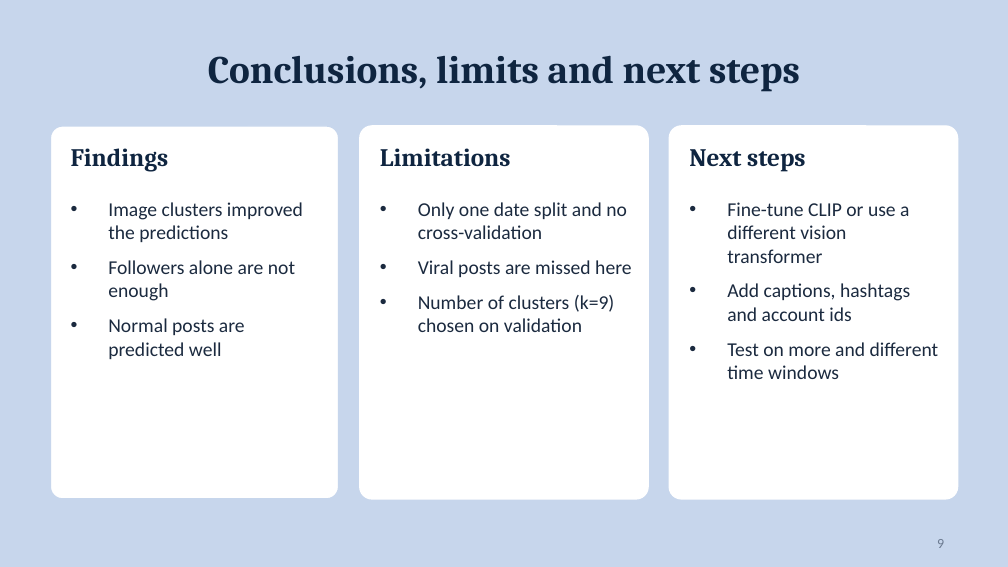
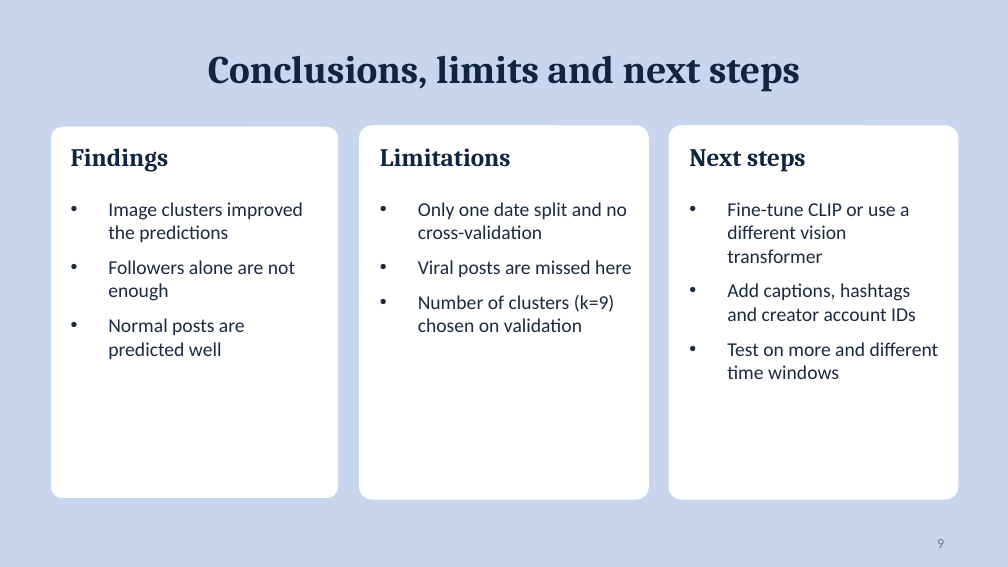
Before and after one commit to anvit121/mini-project, a slide deck: slide 9 of Presentation.pptx. Drawn at 1008x567 pixels with LibreOffice and Linux fonts; fonts in the diff are those of the drawing. Boxes give left, top, right and bottom in pixels: in the first picture for what was removed or moved away, otherwise in the second. Text is boxed around its words. In the diff, an @@ line names an element or a change of style, - is before the commit and + after.

Commit message:
Updated the Presenation slides

```diff
--- a/Presentation.pptx
+++ b/Presentation.pptx
@@ text at <box>727,283,916,321</box>: text changed @@
-• Add captions, hashtags and account ids
+• Add captions, hashtags and creator account IDs
```
